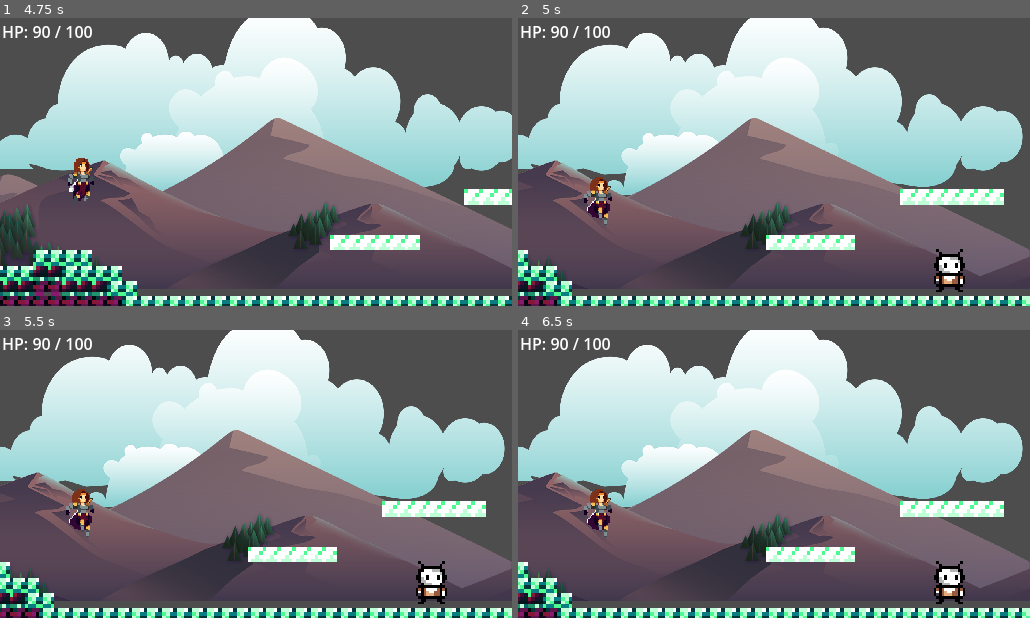
Above: before the commit, frames 1-4 (two rows, left to right).
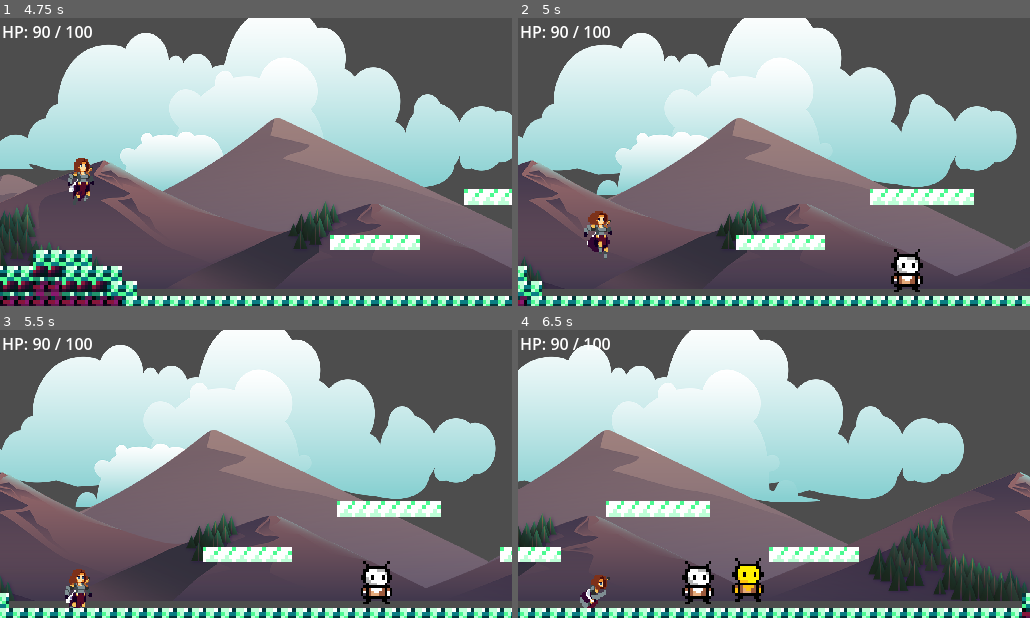
Above: after the commit, the same moments.

Repository: BaoQui/Pablo-s-Adventure
Game: Godot game, scene res://main_menu.tscn
The game is run twice, just before and just after one commit, with the same random seed, the same clock (stepped at 60 frames per second) and the same inputs.
Inputs (mouse positions are in pixels of both pictures, inside the frame that each line leads up to):
- Up to frame 1 (4.75 s): click "PLAY" at 0.5 s; tap Enter (ui_accept) at 1.25, 1.52, 4.52 s; move the mouse to (368, 147) at 1.27 s; hold Right (ui_right) 1.28-2 s; click (368, 147) at 1.42 s; drag from (153, 176) to (112, 245) at 2.02 s; move the mouse to (307, 98) at 2.77 s; hold Left (ui_left) 2.78-3.5 s; drag from (230, 219) to (102, 118) at 3.52 s; move the mouse to (409, 205) at 4.27 s; hold Right (ui_right) from 4.28 s (still down)
- Up to frame 2 (5 s): keep holding Right (ui_right); tap Escape (ui_cancel) at 4.9 s
- Up to frame 3 (5.5 s): release Right (ui_right) at 5 s; drag from (102, 430) to (179, 402) at 5.02 s
- Up to frame 4 (6.5 s): move the mouse to (799, 474) at 5.77 s; hold Right (ui_right) from 5.78 s (still down); click (799, 474) at 5.92 s; tap I (ui_inventory) at 6.4 s

Frame 1 is identical in both runs. In frame 2, 15% of the frame differs, in the area x 0-100%, y 0-100%; in frame 3, 19%; in frame 4, 48%.

Commit message:
inv visuals

Diff:
--- a/InventoryUI.gd
+++ b/InventoryUI.gd
@@ -57,11 +57,20 @@
 
 func open_inventory(inventory: CardInventory):
 	print("InventoryUI.open_inventory called")
+	if not inventory:
+		print("ERROR: No inventory passed to open_inventory!")
+		return
+
 	card_inventory = inventory
 	refresh_display()
 	show()
 	get_tree().paused = true
-	print("Inventory opened and visible: ", visible)
+
+	# Force the control to be visible and on top
+	z_index = 100
+	move_to_front()
+
+	print("Inventory opened - visible: ", visible, " modulate: ", modulate)
 
 func close_inventory():
 	print("Closing inventory...")
@@ -98,14 +107,16 @@
 	if not visible:
 		return
 
-	# Handle I key to close inventory
+	# Handle ui_inventory action to close inventory
+	if Input.is_action_just_pressed("ui_inventory"):
+		print("ui_inventory pressed - closing inventory")
+		close_inventory()
+		get_viewport().set_input_as_handled()
+		return
+
+	# Handle other keys to close inventory
 	if event is InputEventKey and event.pressed:
-		if event.keycode == KEY_I:
-			print("I key pressed - closing inventory")
-			close_inventory()
-			get_viewport().set_input_as_handled()  # Prevent other handlers
-			return
-		elif event.keycode == KEY_ESCAPE:
+		if event.keycode == KEY_ESCAPE:
 			print("ESC key pressed - closing inventory")
 			close_inventory()
 			get_viewport().set_input_as_handled()
--- a/InventoryUI.tscn
+++ b/InventoryUI.tscn
@@ -7,8 +7,13 @@
 anchors_preset = 15
 anchor_right = 1.0
 anchor_bottom = 1.0
+offset_left = 55.0
+offset_top = 71.0
+offset_right = 55.0
+offset_bottom = 71.0
 grow_horizontal = 2
 grow_vertical = 2
+scale = Vector2(0.505177, 0.505177)
 script = ExtResource("1_dsn3v")
 
 [node name="Background" type="ColorRect" parent="."]
--- a/Level.tscn
+++ b/Level.tscn
@@ -631,6 +631,7 @@
 projectile_scene = ExtResource("2_8gr2b")
 projectile_distance = 200.0
 projectile_speed = 300.0
+inventory_ui_scene = ExtResource("38_ndm73")
 
 [node name="AnimatedSprite2D" type="AnimatedSprite2D" parent="Player"]
 position = Vector2(6.77475, -4.28557)
@@ -661,6 +662,7 @@
 limit_bottom = 0
 
 [node name="InventoryUI" parent="Player" instance=ExtResource("38_ndm73")]
+visible = false
 offset_left = 248.411
 offset_top = -81.3909
 offset_right = 248.411
--- a/player.gd
+++ b/player.gd
@@ -42,6 +42,9 @@
 @export var current_health: float = 100.0
 @export var base_money_multiplier: float = 1.0
 @export var money_multiplier: float = 1.0
+
+# --- UI References ---
+@export var inventory_ui_scene: PackedScene
 
 # --- Node references ---
 @onready var punch_hitbox: Area2D = $PunchHitbox
@@ -61,6 +64,9 @@
 var stored_velocity: Vector2 = Vector2.ZERO
 var can_dash: bool = true
 
+# --- UI Variables ---
+var inventory_ui: Control = null
+
 # --- Card effects ---
 var duelist_hit_streak: int = 0
 var duelist_speed_multiplier: float = 1.0
@@ -85,6 +91,30 @@
 	add_to_group("Player")
 	update_health_display()
 
+	# Setup inventory UI
+	setup_inventory_ui()
+
+	# Test: Add some cards to the inventory
+	call_deferred("add_test_cards")
+
+func setup_inventory_ui():
+	if inventory_ui_scene:
+		inventory_ui = inventory_ui_scene.instantiate()
+		get_tree().root.add_child(inventory_ui)
+		inventory_ui.inventory_closed.connect(_on_inventory_closed)
+		print("Inventory UI setup complete")
+	else:
+		print("Warning: inventory_ui_scene not assigned!")
+
+func add_test_cards():
+	if card_inventory:
+		# Add a few test cards
+		for i in range(3):
+			var test_card = card_inventory.generate_random_drop()
+			card_inventory.add_card_to_inventory(test_card)
+			print("Added test card: ", test_card.card_name)
+
+		print("Test cards added. Press I to open inventory!")
 
 func _physics_process(delta: float) -> void:
 	# --- timers ---
@@ -155,8 +185,8 @@
 		projectile_timer = projectile_cooldown
 
 	# --- Open inventory ---
-	if Input.is_action_just_pressed("ui_cancel"):
-		open_inventory_menu()
+	if Input.is_action_just_pressed("ui_inventory"):
+		toggle_inventory()
 
 	update_animation(input_dir)
 	move_and_slide()
@@ -189,15 +219,28 @@
 
 func die():
 	print("Player died!")
+	if inventory_ui:
+		inventory_ui.close_inventory()
 	get_tree().change_scene_to_file("res://death_screen.tscn")
 
 	# TODO: Handle respawn / game over
 
 # --- Inventory ---
-func open_inventory_menu() -> void:
-	print("Opening inventory menu...")
-	get_tree().paused = true
-	# TODO: Show inventory UI here
+func toggle_inventory() -> void:
+	print("Toggle inventory called")
+	if inventory_ui:
+		if inventory_ui.visible:
+			print("Closing inventory")
+			inventory_ui.close_inventory()
+		else:
+			print("Opening inventory")
+			inventory_ui.open_inventory(card_inventory)
+	else:
+		print("Inventory UI not found!")
+
+func _on_inventory_closed():
+	print("Inventory closed callback received")
+	# Add any cleanup code here if needed
 
 # --- Animation ---
 func update_animation(input_dir: float) -> void:
